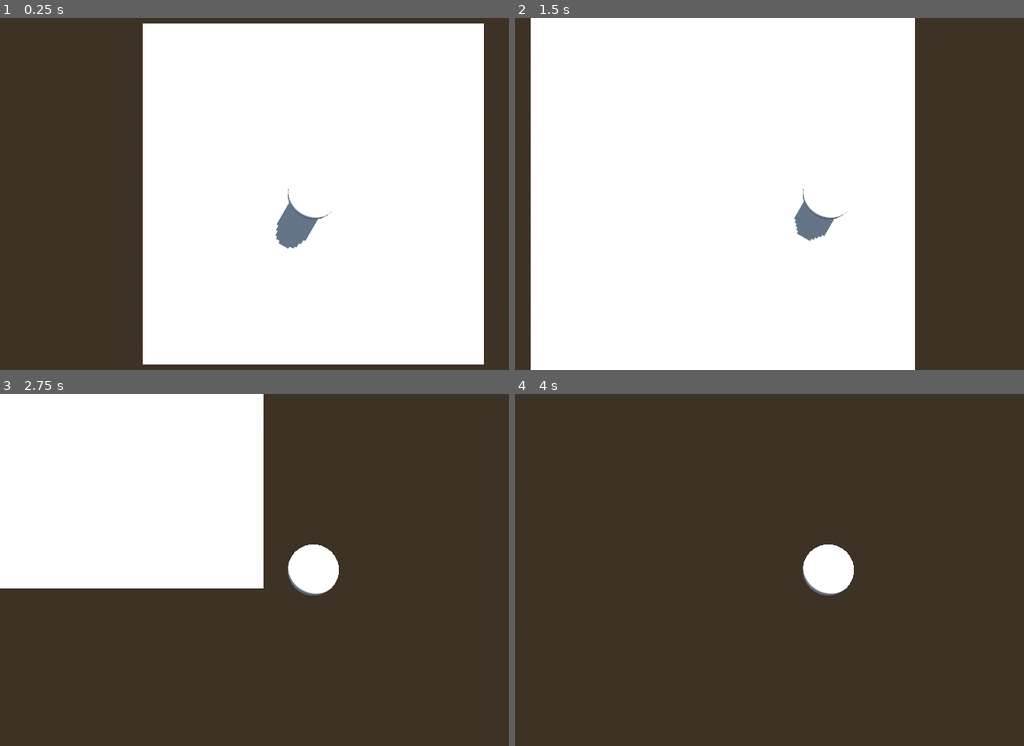
Above: before the commit, frames 1-4 (two rows, left to right).
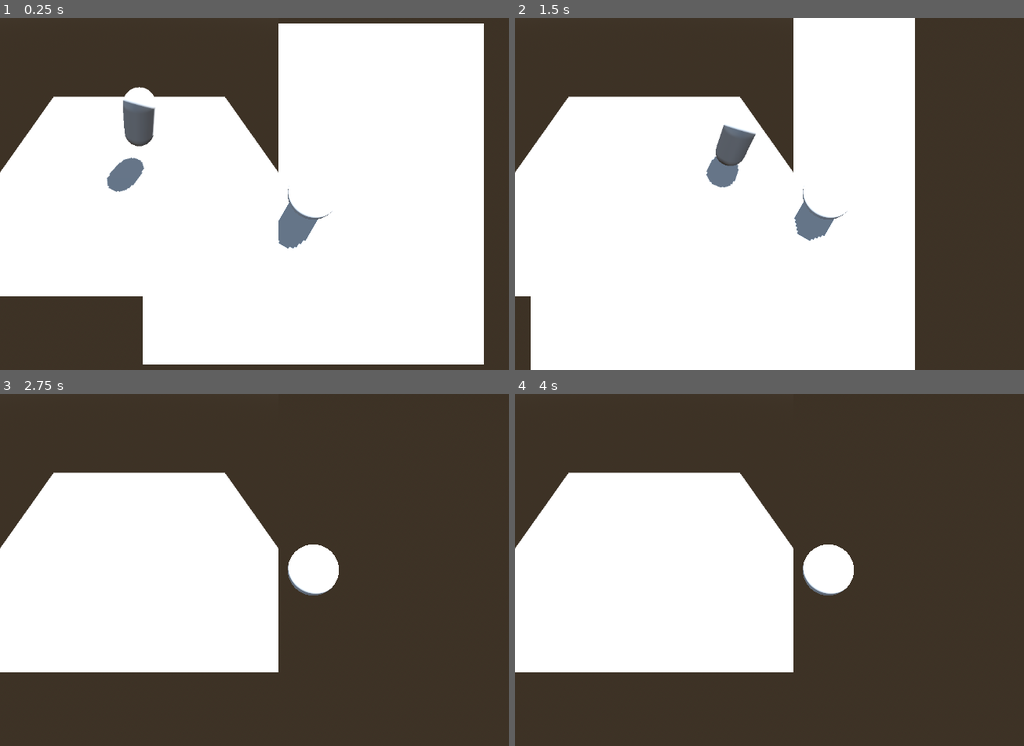
Above: after the commit, the same moments.

Repository: Daniel-Nkunga/GameProgrammingClasss
Game: Godot game, scene res://Scenes/Main.tscn
Two runs of this game, one before a commit and one after it. Both use one fixed random seed, a clock stepped at 60 frames per second and the inputs below.
Inputs (mouse positions are in pixels of both pictures, inside the frame that each line leads up to):
- Up to frame 1 (0.25 s): no input
- Up to frame 2 (1.5 s): move the mouse to (968, 176) at 0.52 s; hold Right (ui_right) 0.53-1.28 s; click (968, 176) at 0.6 s; move the mouse to (703, 211) at 1.27 s; hold Down (ui_down) from 1.28 s (still down); click (703, 211) at 1.35 s
- Up to frame 3 (2.75 s): move the mouse to (376, 492) at 2.02 s; release Down (ui_down) at 2.03 s; hold Right (ui_right) from 2.03 s (still down); click (376, 492) at 2.1 s
- Up to frame 4 (4 s): move the mouse to (794, 640) at 2.77 s; release Right (ui_right) at 2.78 s; hold Up (ui_up) 2.78-3.53 s; click (794, 640) at 2.85 s; move the mouse to (1013, 622) at 3.52 s; hold Left (ui_left) from 3.53 s (still down); click (1013, 622) at 3.6 s

The runs differ from the first frame. In frame 1, 22% of the frame differs, in the area x 0-55%, y 1-80%; in frame 2, 15%; in frame 3, 27%; in frame 4, 29%, in the area x 0-55%, y 22-80%.
Error in both runs: Invalid operands 'Vector2' and 'Vector3' in operator '-'. (res://Scripts/Player.gd:16)

Commit message:
Double viewport B)

Diff:
--- a/TopDown3D/Scenes/Main.tscn
+++ b/TopDown3D/Scenes/Main.tscn
@@ -40,3 +40,12 @@
 
 [node name="RigidBody3D" parent="." instance=ExtResource("1_6x718")]
 transform = Transform3D(1, 0, 0, 0, 1, 0, 0, 0, 1, 0, 2, 0)
+
+[node name="SubViewportContainer" type="SubViewportContainer" parent="."]
+offset_right = 40.0
+offset_bottom = 40.0
+
+[node name="SubViewport" type="SubViewport" parent="SubViewportContainer"]
+
+[node name="Camera3D" type="Camera3D" parent="SubViewportContainer/SubViewport"]
+transform = Transform3D(1, 0, 0, 0, 0.707107, 0.707107, 0, -0.707107, 0.707107, 0, 5, 5)
